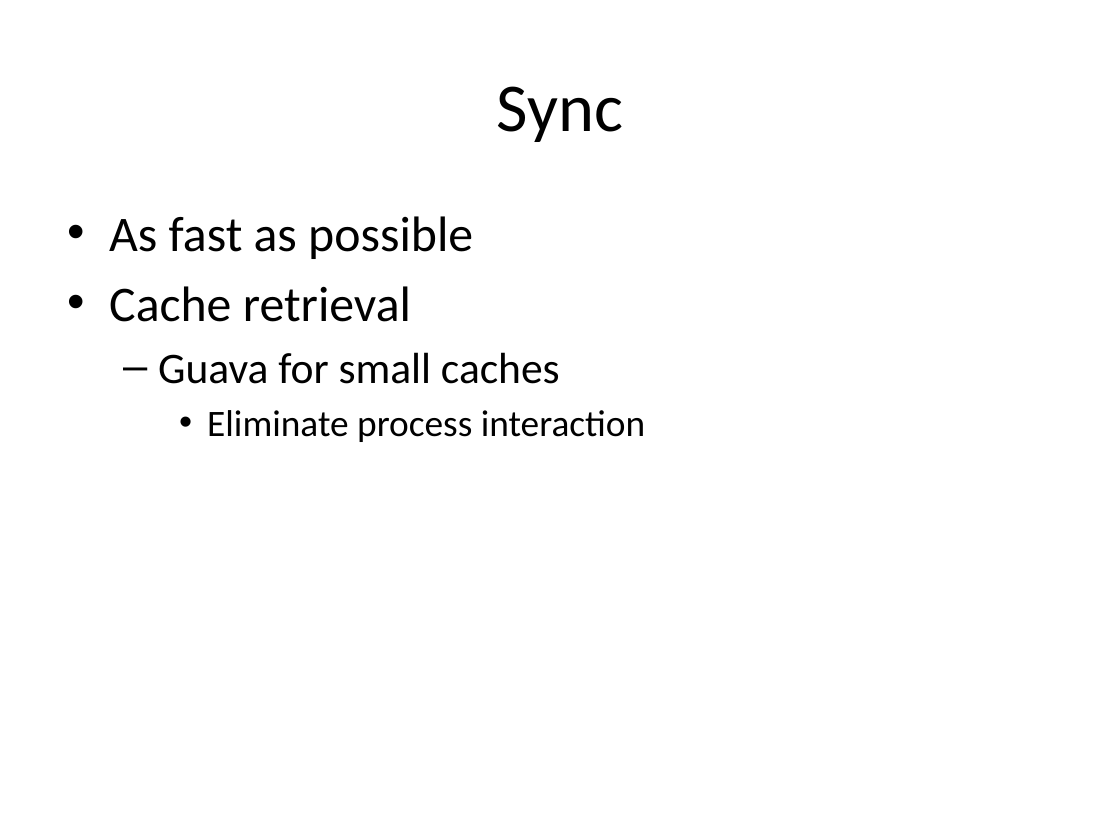
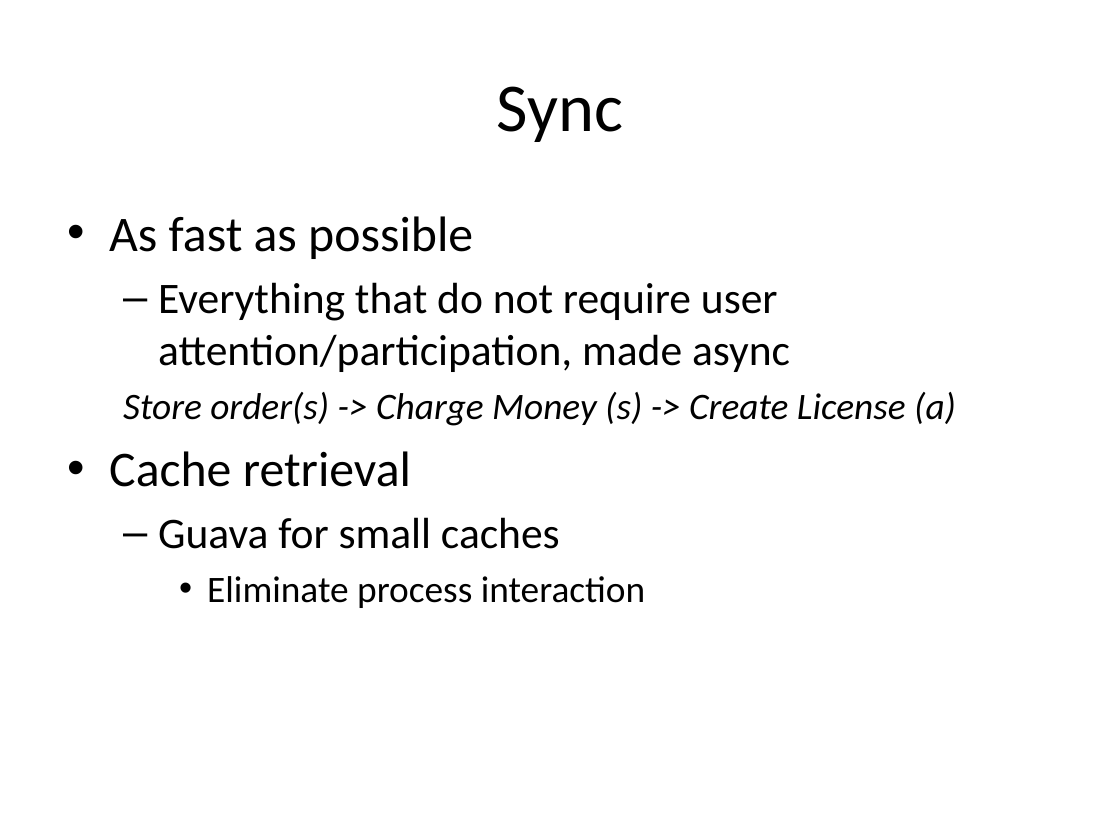
Before and after one commit to vitali-kviatkouski/personal, a slide deck: slide 16 of Microservices.pptx (slide 11 before the commit). Drawn at 1120x840 pixels with LibreOffice and Linux fonts; fonts in the diff are those of the drawing. Boxes give left, top, right and bottom in pixels: in the first picture for what was removed or moved away, otherwise in the second. Text is boxed around its words. In the diff, an @@ line names an element or a change of style, - is before the commit and + after.

```diff
--- a/Microservices.pptx
+++ b/Microservices.pptx
@@ text at <box>123,282,956,426</box>: paragraphs added @@
+  – Everything that do not require user attention/participation, made async
+  Store order(s) -> Charge Money (s) -> Create License (a)
```
Also in this commit, not shown: 7 other slides changed, 6 slides added, 1 slide removed.
